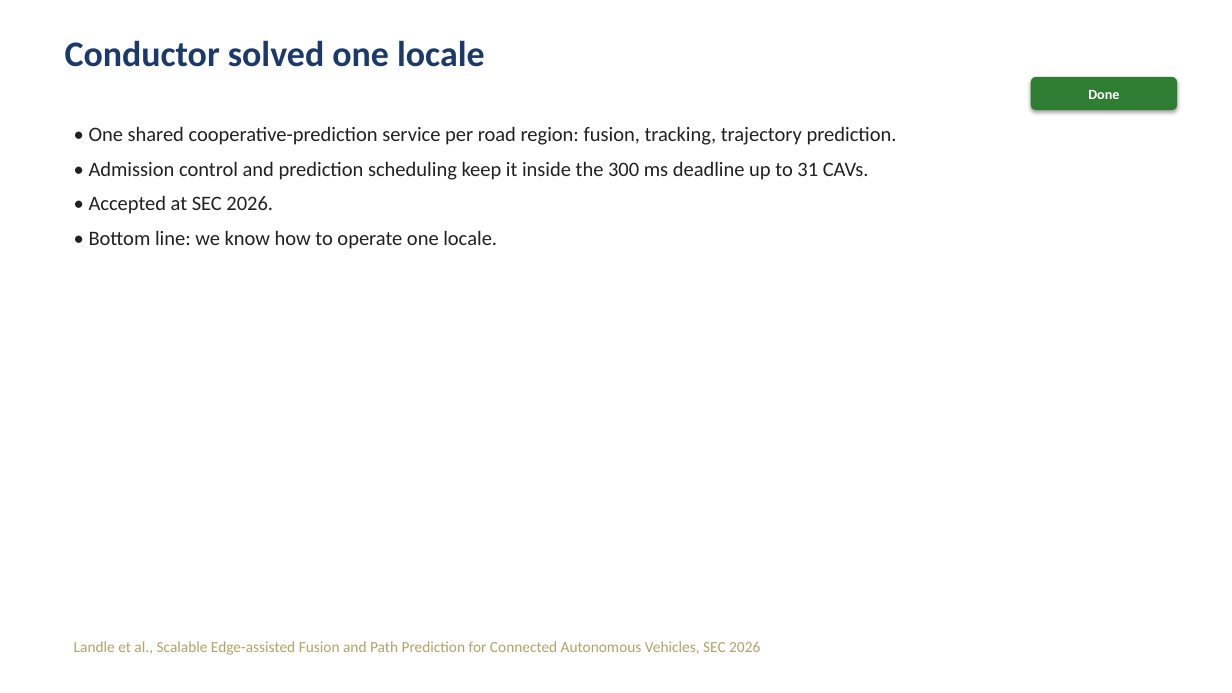
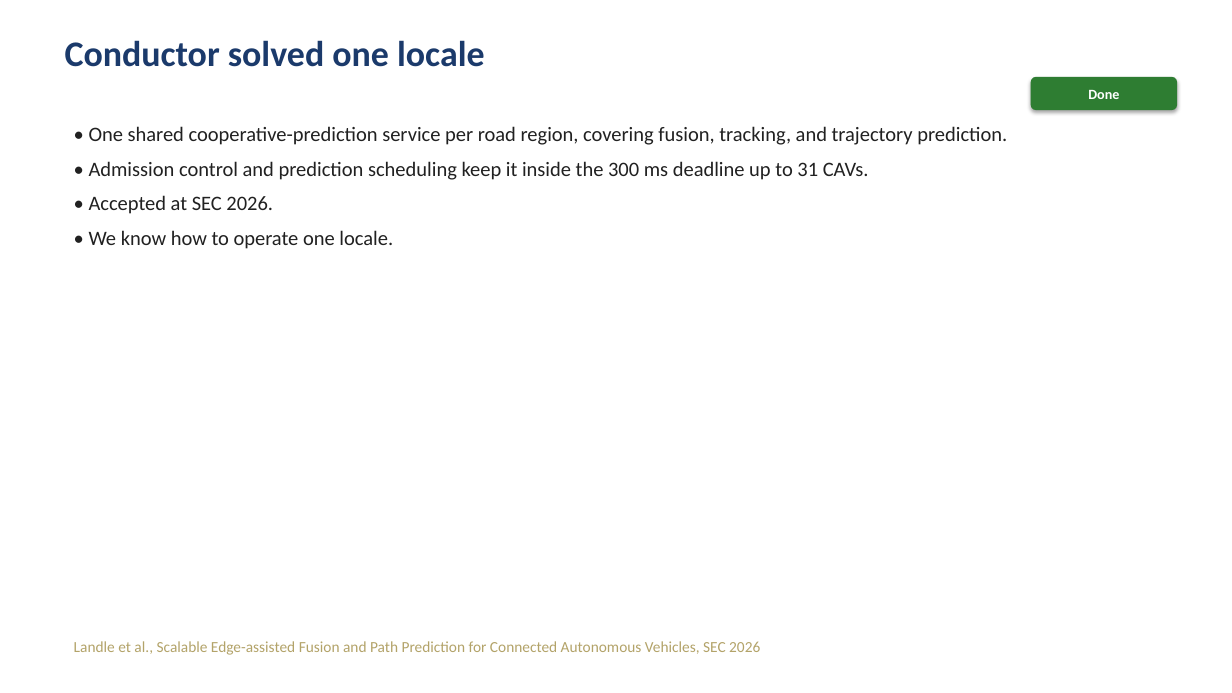
Before and after one commit to tlandle/eCAV, a slide deck: slide 2 of docs/kb/decks/khonsu_story_2026-09-04.pptx. Drawn at 1232x693 pixels with LibreOffice and Linux fonts; fonts in the diff are those of the drawing. Boxes give left, top, right and bottom in pixels: in the first picture for what was removed or moved away, otherwise in the second. Text is boxed around its words. In the diff, an @@ line names an element or a change of style, - is before the commit and + after.

```diff
--- a/docs/kb/decks/khonsu_story_2026-09-04.pptx
+++ b/docs/kb/decks/khonsu_story_2026-09-04.pptx
@@ text at (89,126,1007,145): text changed @@
-• One shared cooperative-prediction service per road region: fusion, tracking, trajectory prediction.
+• One shared cooperative-prediction service per road region, covering fusion, tracking, and trajectory prediction.
@@ text at (89,230,393,249): text changed @@
-• Bottom line: we know how to operate one locale.
+• We know how to operate one locale.
```
Also in this commit, not shown: 11 other slides changed, 8 slides added, 3 slides removed.
